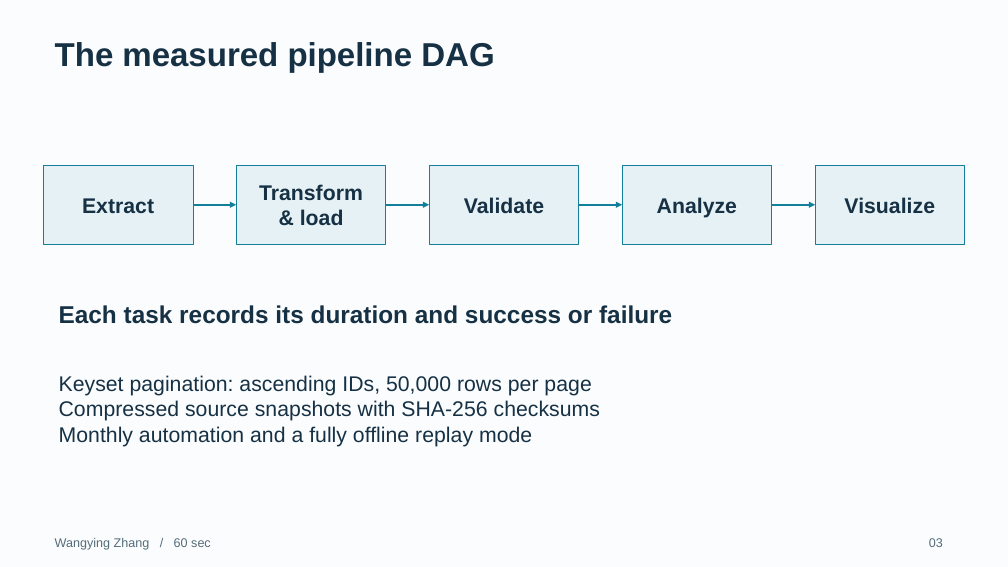
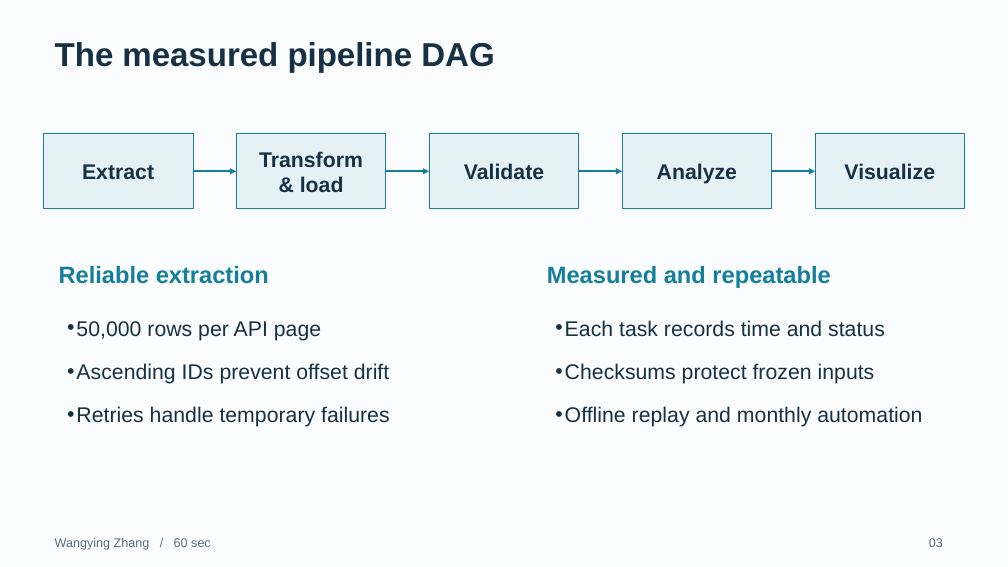
Before and after one commit to 1uf3n/Chicago-Crime-Analysis, a slide deck: slide 3 of presentation/Chicago_Crime_10_Minutes.pptx. Drawn at 1008x567 pixels with LibreOffice and Linux fonts; fonts in the diff are those of the drawing. Boxes give left, top, right and bottom in pixels: in the first picture for what was removed or moved away, otherwise in the second. Text is boxed around its words. In the diff, an @@ line names an element or a change of style, - is before the commit and + after.

```diff
--- a/presentation/Chicago_Crime_10_Minutes.pptx
+++ b/presentation/Chicago_Crime_10_Minutes.pptx
@@ 5 rectangles: place and size @@
-5 rectangles at bbox=[43, 166, 965, 244]
+5 rectangles at bbox=[43, 134, 965, 209]
@@ 4 arrows: place and size @@
-4 arrows at bbox=[193, 205, 815, 205]
+4 arrows at bbox=[193, 172, 815, 172]
@@ text added at bbox=[59, 266, 269, 284], 22.5 pt, text #137F9B, bold @@
+Reliable extraction
@@ text added at bbox=[547, 266, 830, 288], 22.5 pt, text #137F9B, bold @@
+Measured and repeatable
@@ text removed at bbox=[59, 305, 672, 324] @@
-Each task records its duration and success or failure
@@ text added at bbox=[76, 321, 389, 427], 20.2 pt, text #163044 @@
+• 50,000 rows per API page
+• Ascending IDs prevent offset drift
+• Retries handle temporary failures
@@ text added at bbox=[565, 320, 922, 427], 20.2 pt, text #163044 @@
+• Each task records time and status
+• Checksums protect frozen inputs
+• Offline replay and monthly automation
@@ text removed at bbox=[59, 375, 600, 447] @@
-Keyset pagination: ascending IDs, 50,000 rows per page
-Compressed source snapshots with SHA-256 checksums
-Monthly automation and a fully offline replay mode
```
Also in this commit, not shown: 11 other slides changed.
